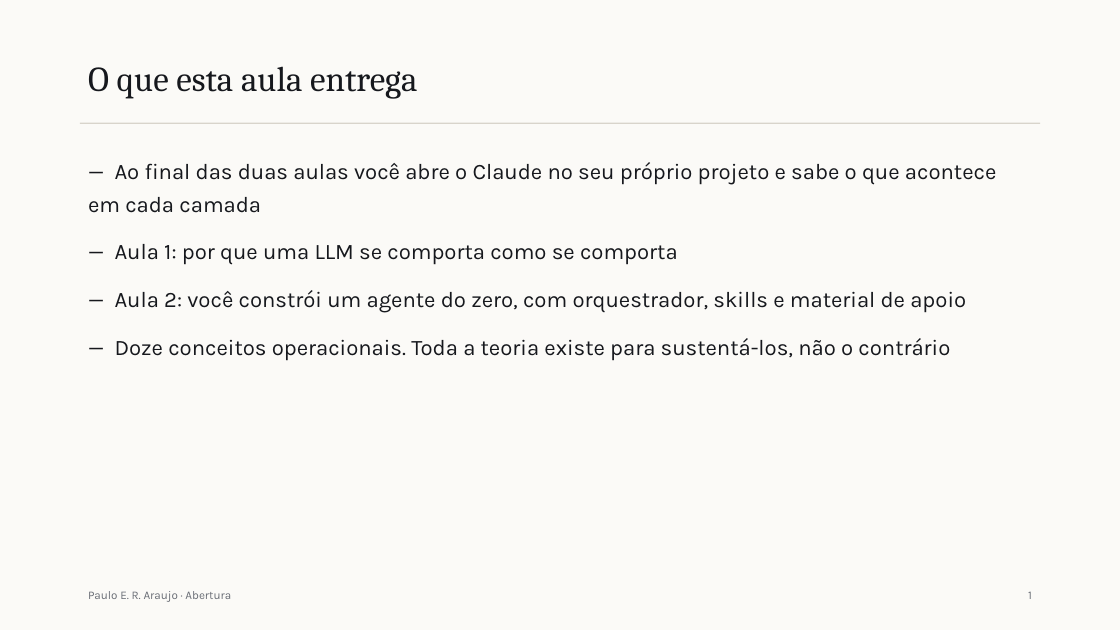
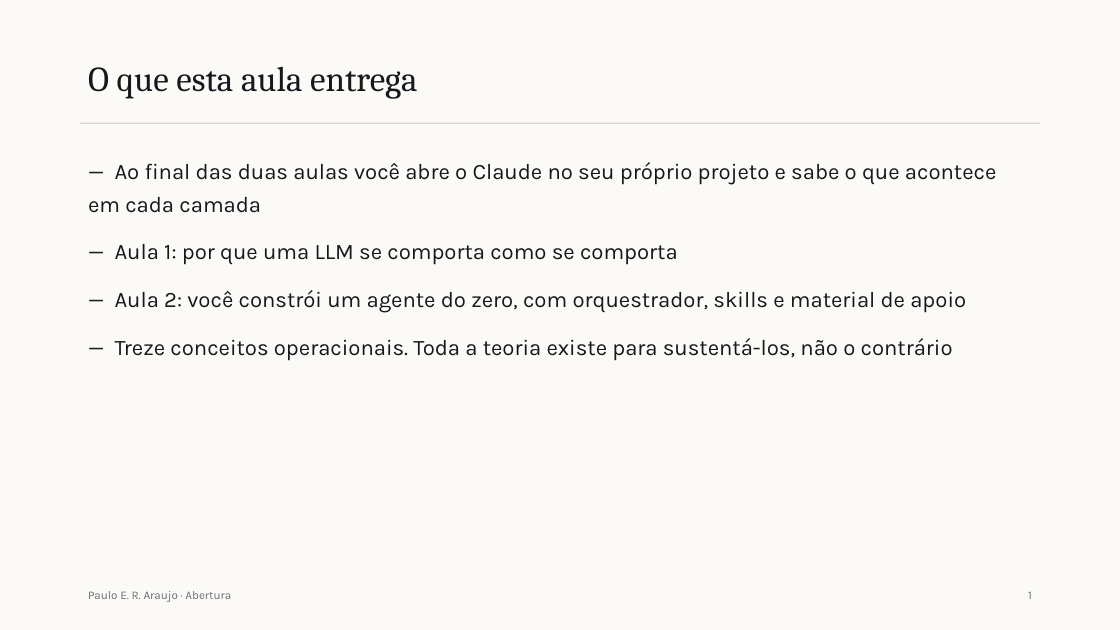
Before and after one commit to pumba-dev/claude-guide, a slide deck: slide 2 of slides/saida/aula-1.pptx. Drawn at 1120x630 pixels with LibreOffice and Linux fonts; fonts in the diff are those of the drawing. Boxes give left, top, right and bottom in pixels: in the first picture for what was removed or moved away, otherwise in the second. Text is boxed around its words. In the diff, an @@ line names an element or a change of style, - is before the commit and + after.

```diff
--- a/slides/saida/aula-1.pptx
+++ b/slides/saida/aula-1.pptx
@@ text at (x1=115, y1=338, x2=953, y2=361): text changed @@
-— Doze conceitos operacionais. Toda a teoria existe para sustentá-los, não o contrário
+— Treze conceitos operacionais. Toda a teoria existe para sustentá-los, não o contrário
```
Also in this commit, not shown: 25 other slides changed, 2 slides added, 7 other files.
